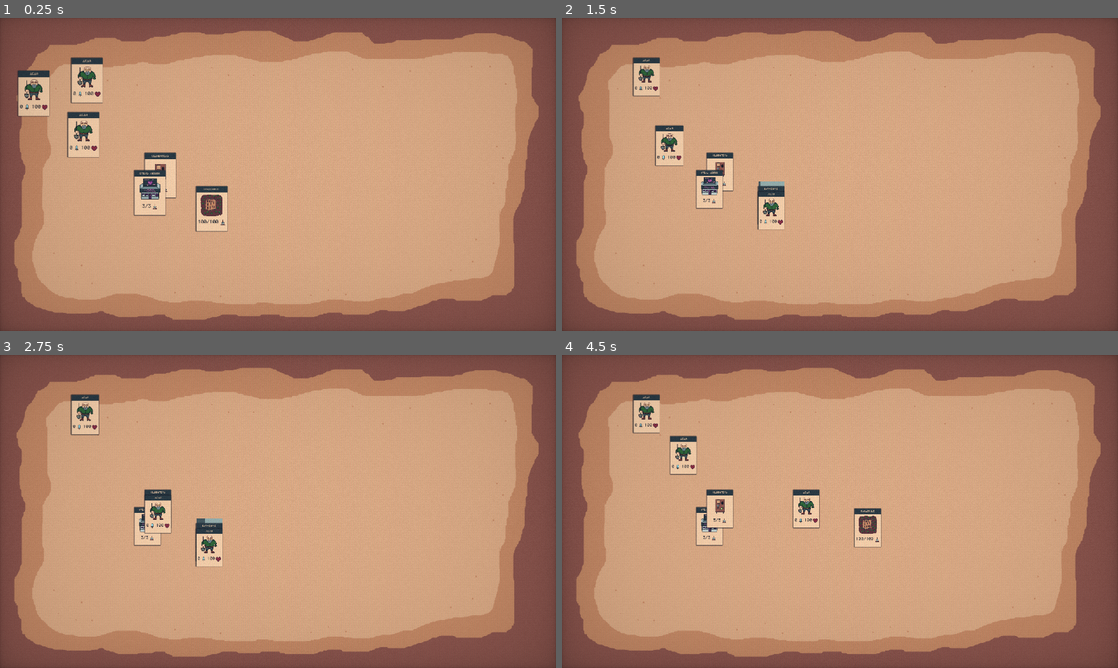
Above: before the commit, frames 1-4 (two rows, left to right).
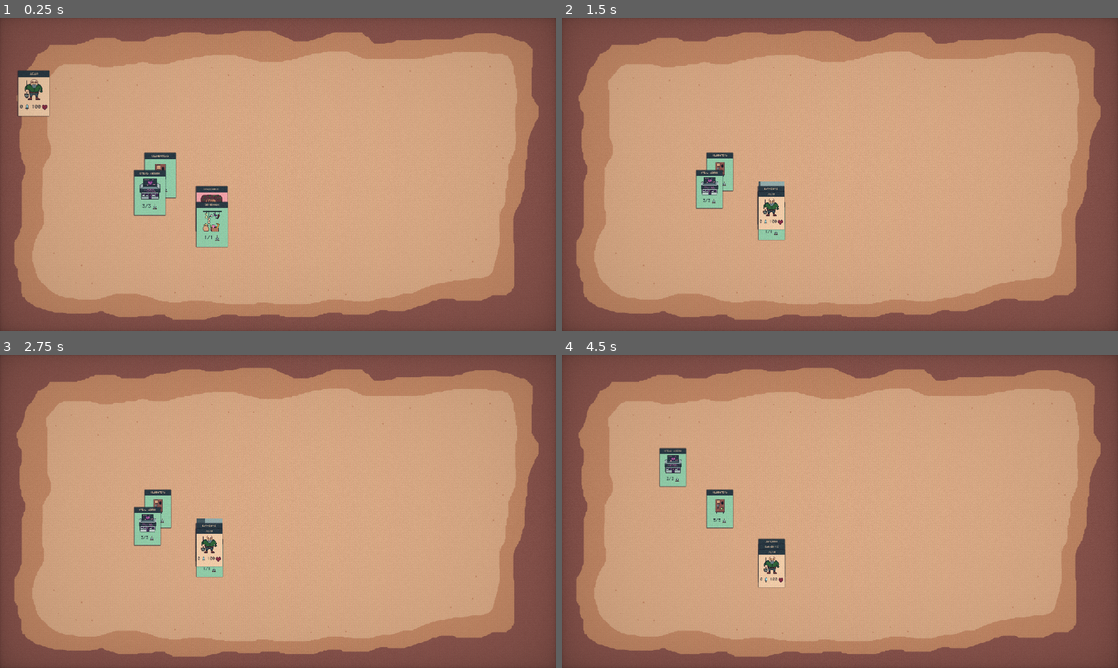
Above: after the commit, the same moments.

Repository: Bineev/monster-lab
Game: Godot game, scene res://scenes/level.tscn
The game is run twice, just before and just after one commit, with the same random seed, the same clock (stepped at 60 frames per second) and the same inputs.
Inputs (mouse positions are in pixels of both pictures, inside the frame that each line leads up to):
- Up to frame 1 (0.25 s): no input
- Up to frame 2 (1.5 s): drag from (595, 86) to (773, 202) at 0.52 s; drag from (645, 127) to (717, 168) at 1.27 s
- Up to frame 3 (2.75 s): move the mouse to (83, 411) at 2.02 s; hold Mouse wheel up (zoom_in) from 2.03 s (still down); click (83, 411) at 2.17 s
- Up to frame 4 (4.5 s): release Mouse wheel up (zoom_in) at 2.75 s; tap Enter at 2.75 s; drag from (712, 524) to (673, 464) at 2.77 s; tap Space at 3.5 s; drag from (773, 527) to (867, 511) at 3.52 s; drag from (867, 524) to (684, 452) at 4.27 s

The runs differ from the first frame. In frame 1, 3.3% of the frame differs, in the area x 12-41%, y 12-74%; in frame 2, 2.0%; in frame 3, 1.7%; in frame 4, 4.3%, in the area x 12-58%, y 12-75%.

Commit message:
Add part changer logic

Diff:
--- /dev/null
+++ b/resources/production_changeshop.tres
@@ -0,0 +1,14 @@
+[gd_resource type="Resource" script_class="ProductionRes" load_steps=3 format=3 uid="uid://dpndkp2oli2lh"]
+
+[ext_resource type="Script" uid="uid://5u61dwi0xnps" path="res://resources/res_scripts/production_res.gd" id="1_46gc0"]
+[ext_resource type="Texture2D" uid="uid://llserxmll3jp" path="res://img/pr_changeshop.png" id="1_bmmbc"]
+
+[resource]
+script = ExtResource("1_46gc0")
+production_type = 5
+card_name = "обменник"
+card_desc = "Принесите пять часть одного типа и получите улучшенную"
+activate_speed = 8.0
+use_count = 1
+card_texture = ExtResource("1_bmmbc")
+metadata/_custom_type_script = "uid://5u61dwi0xnps"
--- a/scenes/card.tscn
+++ b/scenes/card.tscn
@@ -9,7 +9,7 @@
 bg_color = Color(0.1254902, 0.18039216, 0.21568628, 1)
 
 [sub_resource type="RectangleShape2D" id="RectangleShape2D_kg30u"]
-size = Vector2(90, 110)
+size = Vector2(90, 130)
 
 [sub_resource type="Animation" id="Animation_sy11y"]
 length = 0.001
@@ -69,6 +69,7 @@
 stack_scene = ExtResource("2_sy11y")
 
 [node name="panel_back" type="PanelContainer" parent="."]
+unique_name_in_owner = true
 custom_minimum_size = Vector2(90, 130)
 offset_right = 40.0
 offset_bottom = 40.0
@@ -119,7 +120,7 @@
 
 [node name="collision_card" type="CollisionShape2D" parent="."]
 unique_name_in_owner = true
-position = Vector2(45, 55)
+position = Vector2(45, 65)
 shape = SubResource("RectangleShape2D_kg30u")
 
 [node name="anim_card" type="AnimationPlayer" parent="."]
--- a/scenes/card_location.tscn
+++ b/scenes/card_location.tscn
@@ -16,6 +16,9 @@
 res_count = 0
 remaining_res_count = 0
 is_digg_in_progress = false
+
+[node name="panel_back" parent="." index="0"]
+self_modulate = Color(1, 0.78431374, 1, 1)
 
 [node name="MarginContainer" type="MarginContainer" parent="panel_back/container_content" index="2"]
 layout_mode = 2
--- a/scenes/card_production.tscn
+++ b/scenes/card_production.tscn
@@ -17,6 +17,9 @@
 is_product_in_progress = false
 parts = []
 monsters = []
+
+[node name="panel_back" parent="." index="0"]
+self_modulate = Color(0.5882353, 1, 1, 1)
 
 [node name="MarginContainer" type="MarginContainer" parent="panel_back/container_content" index="2"]
 layout_mode = 2
--- a/scenes/level.tscn
+++ b/scenes/level.tscn
@@ -21,6 +21,9 @@
 [node name="player_locations" type="Node2D" parent="."]
 unique_name_in_owner = true
 
+[node name="player_productions" type="Node2D" parent="."]
+unique_name_in_owner = true
+
 [node name="ShaderLayer" parent="." instance=ExtResource("3_w8frs")]
 
 [node name="Camera2D" type="Camera2D" parent="."]
--- a/scripts/global/monster_manager.gd
+++ b/scripts/global/monster_manager.gd
@@ -35,6 +35,7 @@
 	var part_family : DataManager.MonsterFamily = parts.pick_random().part_family
 	var part_type : DataManager.MonsterPartType = parts.pick_random().part_type
 	var part_res : PartRes = create_part_by_family_and_grade_and_type(part_family, part_grade, part_type)
+	return part_res
 
 
 func create_monster_by_parts(parts : Array[PartRes]):
--- a/scripts/global/production_manager.gd
+++ b/scripts/global/production_manager.gd
@@ -4,6 +4,7 @@
 @export var production_scene : PackedScene = preload("res://scenes/card_production.tscn")
 @export var stapler_res : ProductionRes = preload("res://resources/production_stapler.tres")
 @export var motel_res : ProductionRes = preload("res://resources/production_motel.tres")
+@export var changeshop_res : ProductionRes = preload("res://resources/production_changeshop.tres")
 
 
 func create_random_production():
@@ -17,7 +18,7 @@
 func create_stapler():
 	var stapler : CardProduction = production_scene.instantiate()
 	stapler.production_res = stapler_res
-	GameManager.level.player_locations.add_child(stapler)
+	GameManager.level.player_productions.add_child(stapler)
 	stapler.initialize()
 	stapler.global_position = Vector2(600 + randi_range(-150, 150), 600 + randi_range(-150, 150))
 
@@ -25,6 +26,14 @@
 func create_motel():
 	var motel : CardProduction = production_scene.instantiate()
 	motel.production_res = motel_res
-	GameManager.level.player_locations.add_child(motel)
+	GameManager.level.player_productions.add_child(motel)
 	motel.initialize()
 	motel.global_position = Vector2(600 + randi_range(-150, 150), 600 + randi_range(-150, 150))
+
+
+func create_changeshop():
+	var changeshop : CardProduction = production_scene.instantiate()
+	changeshop.production_res = changeshop_res
+	GameManager.level.player_productions.add_child(changeshop)
+	changeshop.initialize()
+	changeshop.global_position = Vector2(600 + randi_range(-150, 150), 600 + randi_range(-150, 150))
--- a/scripts/other/card.gd
+++ b/scripts/other/card.gd
@@ -15,16 +15,31 @@
 @export var card_type : DataManager.CardType
 @export var card_grade : DataManager.EntityGrade
 @export var card_texture : Texture2D
+@export var stylebox_tooltip : StyleBoxFlat = preload('res://styles/card_back.tres')
+@export var font_tooltip : Font = preload('res://styles/DigitalPixelV124-Regular.otf')
 
 @onready var collision_card: CollisionShape2D = %collision_card
 @onready var anim_card: AnimationPlayer = %anim_card
 @onready var activate_timer: Timer = %activate_timer
 @onready var rect_main_img: TextureRect = %rect_main_img
 @onready var label_header: Label = %label_header
+@onready var panel_back: PanelContainer = %panel_back
 
 
 func _ready() -> void:
 	change_state(DataManager.CardState.APPEARS)
+
+
+func setup_tooltip():
+		var new_theme = Theme.new()
+		var sb = stylebox_tooltip.duplicate()
+		sb.set_content_margin_all(10)
+		new_theme.set_stylebox('panel', 'TooltipPanel', sb)
+		new_theme.set_font('font', 'TooltipLabel', font_tooltip)
+		new_theme.set_font_size('font_size', 'TooltipLabel', 8)
+		new_theme.set_color('font_color', 'TooltipLabel', Color8(52, 28, 39, 255))
+		#var stylebox = new_theme.get_theme_stylebox('normal')
+		panel_back.theme = new_theme
 
 
 func change_state(new_state : DataManager.CardState):
--- a/scripts/other/card_actor_monster.gd
+++ b/scripts/other/card_actor_monster.gd
@@ -27,6 +27,8 @@
 	card_texture = monster_res.card_texture
 	monster_parts = monster_res.monster_parts
 	monster_perc = monster_res.monster_perc
+	panel_back.tooltip_text = actor_desc
+	setup_tooltip()
 
 	label_header.text = actor_name
 	rect_main_img.texture = card_texture
--- a/scripts/other/card_actor_part.gd
+++ b/scripts/other/card_actor_part.gd
@@ -20,6 +20,8 @@
 	card_texture = part_res.card_texture
 	part_perc = part_res.part_perc
 	part_type = part_res.part_type
+	panel_back.tooltip_text = actor_desc
+	setup_tooltip()
 
 	label_header.text = actor_name
 	rect_main_img.texture = card_texture
--- a/scripts/other/card_location.gd
+++ b/scripts/other/card_location.gd
@@ -29,11 +29,14 @@
 	res_count = location_res.use_count
 	location_loot = location_res.loot_pool
 	activate_timer.wait_time = digg_speed
+	panel_back.tooltip_text = location_desc
+	setup_tooltip()
 
 	label_header.text = location_name
 	rect_main_img.texture = card_texture
 	remaining_res_count = res_count
 	update_res_count_ui()
+
 
 
 func _process(delta: float) -> void:
--- a/scripts/other/card_production.gd
+++ b/scripts/other/card_production.gd
@@ -29,6 +29,8 @@
 	production_type = production_res.production_type
 	product_count = production_res.use_count
 	activate_timer.wait_time = product_speed
+	panel_back.tooltip_text = production_desc
+	setup_tooltip()
 
 	label_header.text = production_name
 	rect_main_img.texture = card_texture
@@ -99,6 +101,11 @@
 				var pos : Vector2 = old_gp + Vector2(randi_range(80, 100), randi_range(80, 100)) if randf() < 0.5 else global_position + Vector2(randi_range(-80, -100), randi_range(-80, -100))
 				monster.global_position = pos
 			monsters.clear()
+		DataManager.ProductionType.PART_MERGER:
+			for part in parts:
+				stack.remove_card(part)
+				part.queue_free()
+			parts.clear()
 	stack.production_card = null
 	#if stack and is_instance_valid(stack):
 		#stack.remove_card(self)
--- a/scripts/other/level.gd
+++ b/scripts/other/level.gd
@@ -5,13 +5,13 @@
 @onready var player_actors: Node2D = %player_actors
 @onready var player_loot: Node2D = %player_loot
 @onready var player_locations: Node2D = %player_locations
+@onready var player_productions: Node2D = %player_productions
 
 
 func _ready() -> void:
 	GameManager.level = self
 	MonsterManager.create_grandpa()
-	MonsterManager.create_grandpa()
-	MonsterManager.create_grandpa()
 	LocationManager.create_graveyard()
 	ProductionManager.create_stapler()
 	ProductionManager.create_motel()
+	ProductionManager.create_changeshop()
--- a/scripts/other/stack.gd
+++ b/scripts/other/stack.gd
@@ -170,6 +170,17 @@
 			pass
 		DataManager.ProductionType.RES_CREATOR:
 			pass
+		DataManager.ProductionType.PART_MERGER:
+			if content_cards.size() != DataManager.parts_merger_count:
+				return false
+			var same_part_type : DataManager.MonsterPartType = content_cards[0].part_type
+			for content_card in content_cards:
+				if content_card.card_type != DataManager.CardType.MONSTER_PART:
+					return false
+				else:
+					if same_part_type != content_card.part_type:
+						return false
+			return true
 
 
 func start_production():
@@ -186,6 +197,11 @@
 				for card in cards.slice(1):
 					monster_cards.append(card)
 				production_card.set_monsters(monster_cards)
+			DataManager.ProductionType.PART_MERGER:
+				for card in cards.slice(1):
+					var part : CardActorPart = card
+					parts.append(part)
+				production_card.set_parts(parts)
 		production_card.product()
 
 
Binary file added: img/pr_changeshop.aseprite
Binary file added: img/pr_changeshop.png
Not shown, added: img/pr_changeshop.png.import
